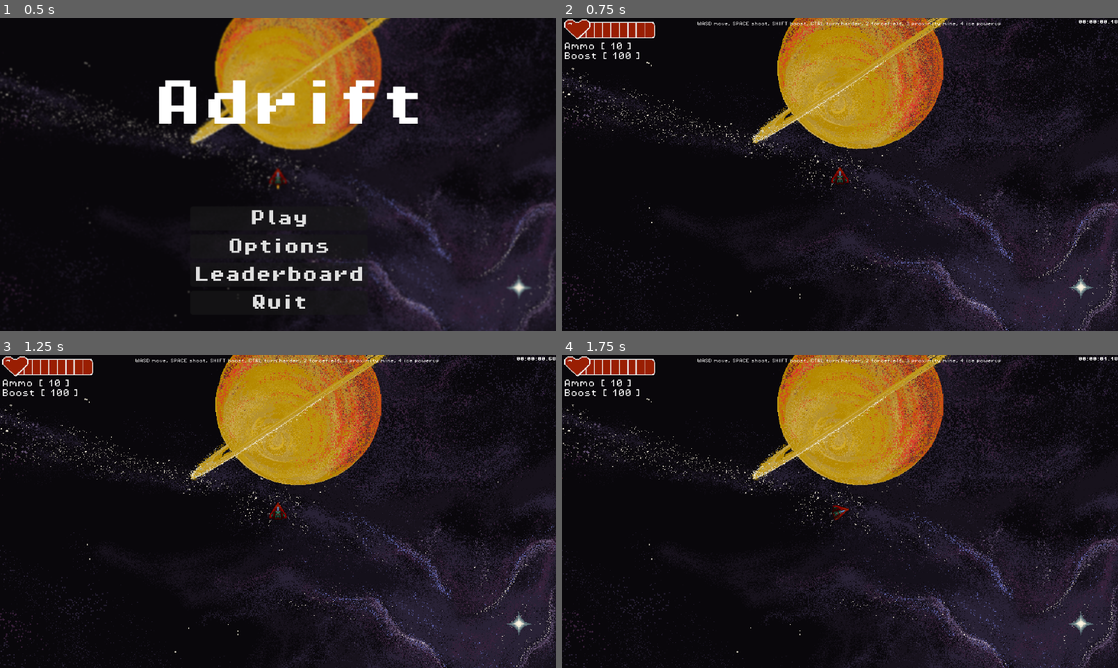
Above: before the commit, frames 1-4 (two rows, left to right).
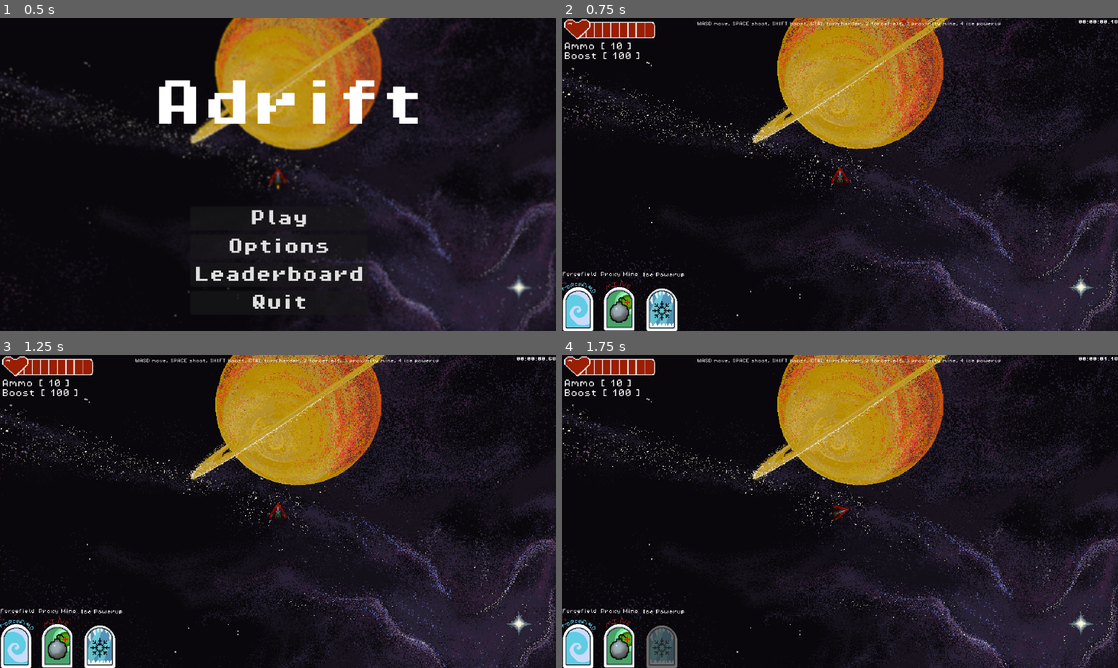
Above: after the commit, the same moments.

Repository: rylanharwood2/Adrift
Game: Godot game, scene res://game/global_ish/game.tscn
The game is run twice, just before and just after one commit, with the same random seed, the same clock (stepped at 60 frames per second) and the same inputs.
Inputs (mouse positions are in pixels of both pictures, inside the frame that each line leads up to):
- Up to frame 1 (0.5 s): no input
- Up to frame 2 (0.75 s): click "Play" at 0.5 s
- Up to frame 3 (1.25 s): no input
- Up to frame 4 (1.75 s): move the mouse to (962, 495) at 1.27 s; hold D (move_right) from 1.28 s (still down); hold 2 (activate_forcefield, bound only before the commit) from 1.28 s (still down); click (962, 495) at 1.42 s; tap 4 (activate_ice_powerup, bound only before the commit) at 1.55 s

Frame 1 is identical in both runs. In frame 2, 2.2% of the frame differs, in the area x 0-22%, y 81-100%; in frame 3, 2.2%; in frame 4, 2.3%.
Error before the commit: Attempt to call function 'get_as_text' in base 'null instance' on a null instance. (res://game/global_ish/create_leaderboard.gd:31)
Error after the commit: Cannot call method 'instantiate' on a null value. (res://game/entities/creatures/player/player.gd:132)

Commit message:
switching powerups and weapons

Diff:
--- a/data/railgun.tres
+++ b/data/railgun.tres
@@ -10,7 +10,7 @@
 damage = 2.0
 fire_rate = 1.2
 shoot_cooldown = 1.0
-projectile_scene = ExtResource("1_w4470")
+weapon_scene = ExtResource("1_w4470")
 sprite = ExtResource("2_8eyb0")
 durability = 4
 metadata/_custom_type_script = "uid://uv8ghjm4bt1o"
--- a/game/entities/asteroids/asteroid.gd
+++ b/game/entities/asteroids/asteroid.gd
@@ -8,7 +8,7 @@
 
 var ice_pickup_scene = preload("res://game/entities/creatures/player/powerups/ice_pickup.tscn")
 var forcefield_pickup_scene = preload("res://game/entities/creatures/player/powerups/forcefield_pickup.tscn")
-var proxy_mine_pickup_scene = preload("res://game/entities/creatures/player/powerups/proxy_mine_pickup.tscn")
+var proxy_mine_pickup_scene = preload("res://game/entities/creatures/player/powerups/proxy_mine.tscn")
 
 var powerup_pickup_scenes : Array = [ice_pickup_scene, forcefield_pickup_scene, proxy_mine_pickup_scene]
 
--- a/game/entities/asteroids/weapon_pickup.tscn
+++ b/game/entities/asteroids/weapon_pickup.tscn
@@ -7,6 +7,7 @@
 radius = 101.0198
 
 [node name="weapon_pickup" type="Area2D"]
+visible = false
 script = ExtResource("1_0reak")
 
 [node name="CollisionShape2D" type="CollisionShape2D" parent="."]
--- a/game/entities/creatures/player/player.gd
+++ b/game/entities/creatures/player/player.gd
@@ -41,10 +41,10 @@
 
 
 ## Powerups
-# powerup enabled flags
-var proxy_mine_enabled  : bool = false
-var forcefield_enabled  : bool = false
-var ice_powerup_enabled : bool = false
+# weapon enabled flags
+var spreader_enabled  : bool = true
+var homing_missile_enabled  : bool = true
+var railgun_enabled : bool = true
 
 var forcefield_active   : bool = false
 
@@ -54,7 +54,7 @@
 
 
 var player_bullet_scene = preload("res://game/entities/creatures/player/player_bullet.tscn")
-var proxy_mine_scene = preload("res://game/entities/creatures/player/powerups/proxy_mine.tscn")
+var weapon_pickup_scene = preload("res://game/entities/asteroids/weapon_pickup.tscn")
 @onready var game_world := get_tree().root.get_node("Game")
 
 func _ready() -> void:
@@ -65,7 +65,7 @@
 	$forcefield.expand(true)
 	SignalBus.healthpack_captured.connect(adjust_health)
 	SignalBus.change_max_health.connect(change_max_health)
-	SignalBus.add_new_ability.connect(enable_ability)
+	SignalBus.add_new_ability.connect(enable_weapon)
 	SignalBus.weapon_broken.connect(break_weapon)
 	SignalBus.railgun_shot.connect(_railgun_shot)
 	max_health = health
@@ -128,7 +128,6 @@
 func equip_weapon(data: WeaponData):
 	if current_weapon:
 		current_weapon.queue_free()
-
 
 	var new_weapon = data.weapon_scene.instantiate()
 
@@ -250,39 +249,47 @@
 
 
 ## Powerups
-func enable_ability(ability : String):
-	if ability == "proxy_mine":
-		proxy_mine_enabled = true
-	if ability == "ice_powerup":
-		ice_powerup_enabled = true
-	if ability == "forcefield":
-		forcefield_enabled = true
+func enable_weapon(ability : String):
+	if ability == "spreader":
+		spreader_enabled = true
+	if ability == "homing_missile":
+		homing_missile_enabled = true
+	if ability == "railgun":
+		railgun_enabled = true
 
 
 func _input(event: InputEvent) -> void:
 	if dead:
 		return
 
-	if proxy_mine_enabled and event.is_action_pressed("activate_proxy_mine") and $proxy_mine_cooldown.is_stopped():
-		var proxy_mine = proxy_mine_scene.instantiate()
-		proxy_mine.position = position
-
-		game_world.add_child(proxy_mine)
-		$proxy_mine_cooldown.start(10)
-		SignalBus.ability_used.emit("proxy_mine")
-
-
-	if forcefield_enabled and not forcefield_active and event.is_action_pressed("activate_forcefield") and $forcefield_cooldown.is_stopped():
+	if spreader_enabled and event.is_action_pressed("activate_spreader"):
+		var weapon_pickup = weapon_pickup_scene.instantiate()
+		weapon_pickup.position = position
+		weapon_pickup.weapon_data = load("res://data/spreader.tres")
+		SignalBus.ability_used.emit("spreader")
+		game_world.add_child(weapon_pickup)
+
+	if homing_missile_enabled and event.is_action_pressed("activate_homing_missile"):
+		var weapon_pickup = weapon_pickup_scene.instantiate()
+		weapon_pickup.position = position
+		weapon_pickup.weapon_data = load("res://data/homing_launcher.tres")
+		SignalBus.ability_used.emit("homing_missile")
+		game_world.add_child(weapon_pickup)
+
+	if railgun_enabled and event.is_action_pressed("activate_railgun"):
+		var weapon_pickup = weapon_pickup_scene.instantiate()
+		weapon_pickup.position = position
+		weapon_pickup.weapon_data = load("res://data/railgun.tres")
+		SignalBus.ability_used.emit("railgun")
+		game_world.add_child(weapon_pickup)
+
+
+func activate_powerups(powerup_type : String):
+	if powerup_type == "forcefield":
 		$forcefield_invul_timer.start(forcefield.expand(false))
-
 		forcefield_active = true
-		SignalBus.ability_used.emit("forcefield")
-
-
-	if ice_powerup_enabled and event.is_action_pressed("activate_ice_powerup") and $ice_timer.is_stopped():
+	elif powerup_type == "ice_powerup":
 		activate_ice_powerup()
-		SignalBus.ability_used.emit("ice_powerup")
-
 
 
 func _on_forcefield_invul_timer_timeout() -> void:
--- a/game/entities/creatures/player/powerups/forcefield_pickup.gd
+++ b/game/entities/creatures/player/powerups/forcefield_pickup.gd
@@ -14,4 +14,5 @@
 
 func _on_body_entered(body: Node2D) -> void:
 	if body.is_in_group("player"):
+		body.activate_powerups("forcefield")
 		queue_free()
--- a/game/entities/creatures/player/powerups/ice_pickup.gd
+++ b/game/entities/creatures/player/powerups/ice_pickup.gd
@@ -16,4 +16,5 @@
 
 func _on_body_entered(body: Node2D) -> void:
 	if body.is_in_group("player"):
+		body.activate_powerups("ice_powerup")
 		queue_free()
--- a/game/entities/creatures/player/powerups/proxy_mine.gd
+++ b/game/entities/creatures/player/powerups/proxy_mine.gd
@@ -20,6 +20,7 @@
 func _process(delta: float) -> void:
 	rotate_mine(delta)
 	queue_redraw()
+
 
 # draw the red line animation on mine ARMED
 func _draw():
--- a/game/global_ish/create_leaderboard.gd
+++ b/game/global_ish/create_leaderboard.gd
@@ -10,7 +10,9 @@
 
 func _ready() -> void:
 	# Set the API key
-	simpleboards.set_api_key(load_file(api_key_path))
+	var api_key = load_file(api_key_path)
+	if api_key:
+		simpleboards.set_api_key(api_key)
 	simpleboards.entries_got.connect(_on_entries_got)
 	simpleboards.entry_sent.connect(_on_entry_sent)
 
@@ -28,6 +30,8 @@
 
 func load_file(file_path):
 	var file = FileAccess.open(file_path, FileAccess.READ)
+	if file == null:
+		return null
 	var content = file.get_as_text()
 	content = content.strip_edges()
 	return content
--- a/game/ui_components/hud.gd
+++ b/game/ui_components/hud.gd
@@ -43,13 +43,22 @@
 	player_died = true
 	show_message("You Died!\nPress R to Restart")
 
-func start_powerup_cooldown(powerup):
-	if powerup == "proxy_mine":
-		$proxy_mine_icon/AnimationPlayer.play("cooldown")
-	elif powerup == "forcefield":
-		$forcefield_icon/AnimationPlayer.play("cooldown")
-	elif powerup == "ice_powerup":
-		$ice_powerup_icon/AnimationPlayer.play("cooldown")
+func start_powerup_cooldown(weapon_equipped : String):
+	if weapon_equipped == "spreader":
+		$forcefield_icon/TextureProgressBar.value = 100
+		$proxy_mine_icon/TextureProgressBar.value = 0
+		$ice_powerup_icon/TextureProgressBar.value = 0
+		#$proxy_mine_icon/AnimationPlayer.play("cooldown")
+	elif weapon_equipped == "homing_missile":
+		$forcefield_icon/TextureProgressBar.value = 0
+		$proxy_mine_icon/TextureProgressBar.value = 100
+		$ice_powerup_icon/TextureProgressBar.value = 0
+		#$forcefield_icon/AnimationPlayer.play("cooldown")
+	elif weapon_equipped == "railgun":
+		$forcefield_icon/TextureProgressBar.value = 0
+		$proxy_mine_icon/TextureProgressBar.value = 0
+		$ice_powerup_icon/TextureProgressBar.value = 100
+		#$ice_powerup_icon/AnimationPlayer.play("cooldown")
 
 
 func _process(_delta: float) -> void:
--- a/game/ui_components/hud_ui.tscn
+++ b/game/ui_components/hud_ui.tscn
@@ -297,7 +297,6 @@
 [node name="upgrades_popup" parent="." instance=ExtResource("4_4mesk")]
 
 [node name="ice_powerup_icon" type="Sprite2D" parent="."]
-visible = false
 clip_children = 2
 position = Vector2(207, 604)
 texture = ExtResource("7_ywtak")
@@ -330,7 +329,6 @@
 }
 
 [node name="forcefield_icon" type="Sprite2D" parent="."]
-visible = false
 clip_children = 2
 position = Vector2(35, 598)
 texture = ExtResource("7_n3kp7")
@@ -363,7 +361,6 @@
 text = "Forcefield"
 
 [node name="proxy_mine_icon" type="Sprite2D" parent="."]
-visible = false
 clip_children = 2
 texture_filter = 3
 position = Vector2(119, 595)
--- a/game/ui_components/upgrades_popup.gd
+++ b/game/ui_components/upgrades_popup.gd
@@ -1,6 +1,6 @@
 extends Panel
 
-var ability_list : Array[String] = ["proxy_mine", "ice_powerup", "forcefield"]
+var ability_list : Array[String] = ["spreader", "homing_missile", "railgun"]
 
 func _ready() -> void:
 	hide()
--- a/game/ui_components/victory_screen.gd
+++ b/game/ui_components/victory_screen.gd
@@ -22,7 +22,7 @@
 
 
 func detect_personal_best():
-
+	pass #TODO detect if internet connection deleteme
 	SignalBus.get_personal_best.emit()
 	var was_best : bool = await SignalBus.personal_best_verified
 	print("was_best", was_best)
--- a/project.godot
+++ b/project.godot
@@ -100,17 +100,17 @@
 , Object(InputEventJoypadButton,"resource_local_to_scene":false,"resource_name":"","device":-1,"button_index":3,"pressure":0.0,"pressed":false,"script":null)
 ]
 }
-activate_forcefield={
+activate_spreader={
 "deadzone": 0.2,
 "events": [Object(InputEventKey,"resource_local_to_scene":false,"resource_name":"","device":-1,"window_id":0,"alt_press …(191 unchanged characters)…
 ]
 }
-activate_proxy_mine={
+activate_homing_missile={
 "deadzone": 0.2,
 "events": [Object(InputEventKey,"resource_local_to_scene":false,"resource_name":"","device":-1,"window_id":0,"alt_press …(191 unchanged characters)…
 ]
 }
-activate_ice_powerup={
+activate_railgun={
 "deadzone": 0.2,
 "events": [Object(InputEventKey,"resource_local_to_scene":false,"resource_name":"","device":-1,"window_id":0,"alt_press …(191 unchanged characters)…
 ]
Not shown, changed: assets/sprites/player/healthbar.png.import
